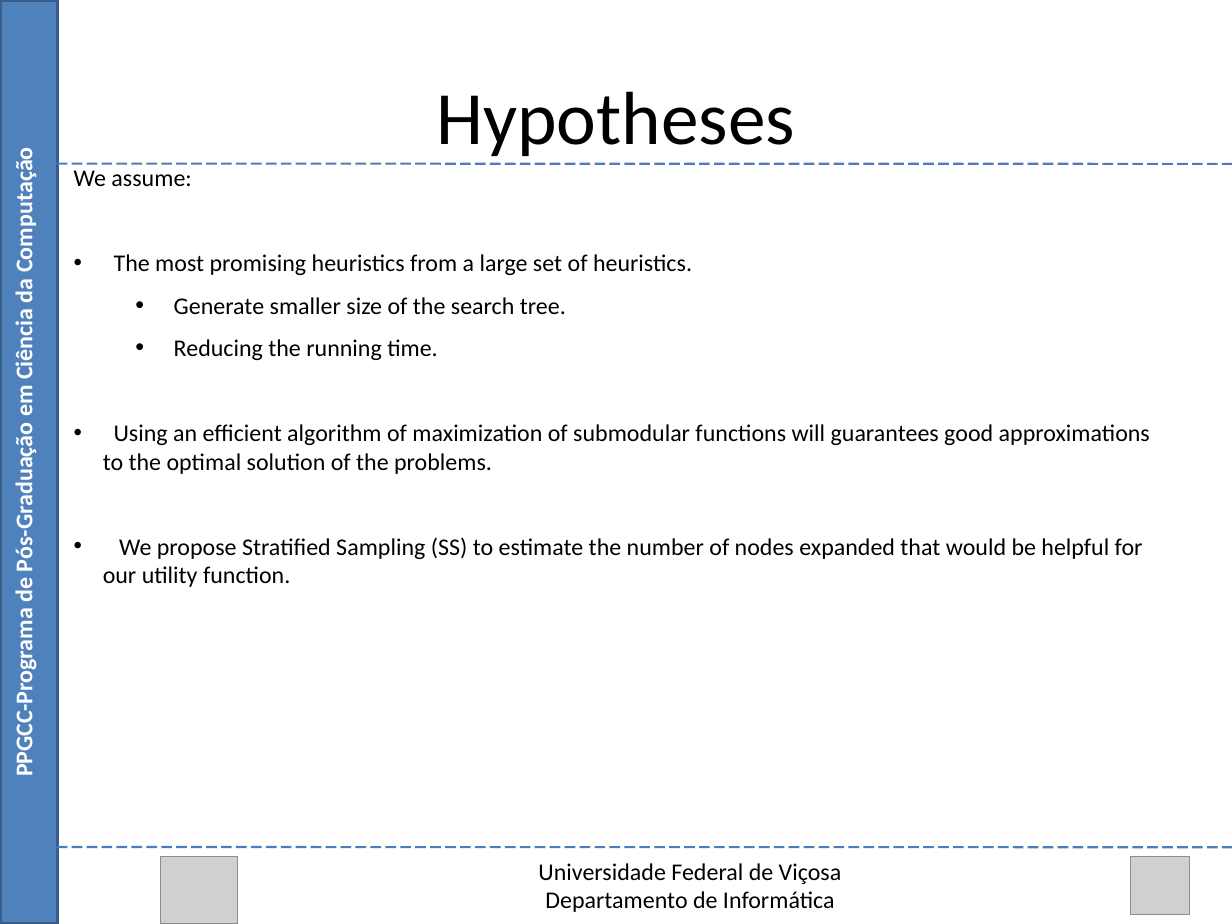
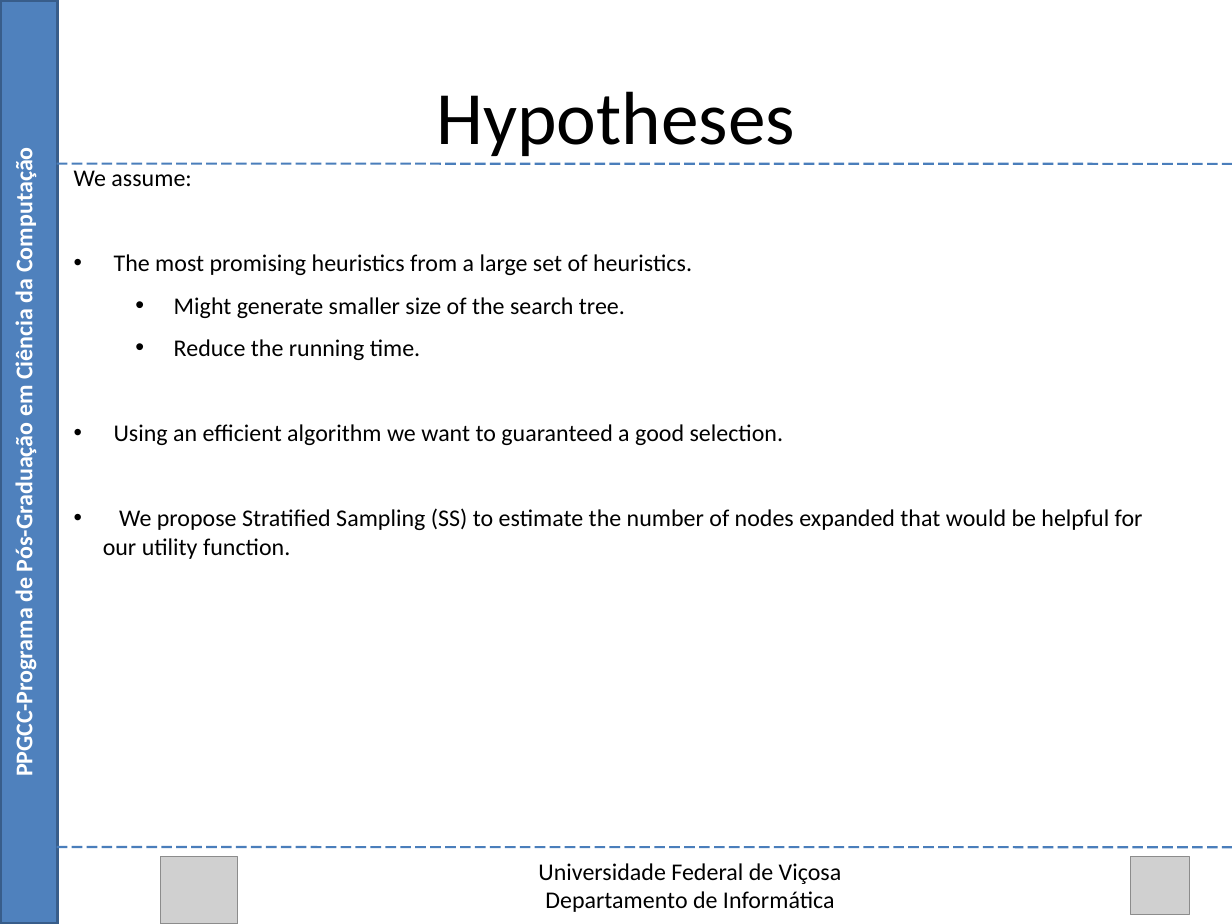
Before and after one commit to Marvinsky/research-marvin, a slide deck: slide 12 of latex/odp/selection heuristics.odp (slide 7 before the commit). Drawn at 1232x924 pixels with LibreOffice and Linux fonts; fonts in the diff are those of the drawing; grey boxes stand for pictures. Boxes give left, top, right and bottom in pixels: in the first picture for what was removed or moved away, otherwise in the second. Text is boxed around its words. In the diff, an @@ line names an element or a change of style, - is before the commit and + after.

Commit message:
10/08/15 selection heuristics opd

```diff
--- a/latex/odp/selection heuristics.odp
+++ b/latex/odp/selection heuristics.odp
@@ text at [114,297,784,445]: text changed @@
-  • Generate smaller size of the search tree.
-  • Reducing the running time.
-• Using an efficient algorithm of maximization of submodular functions will guarantees good approximations to the optimal solution of the problems.
+  • Might generate smaller size of the search tree.
+  • Reduce the running time.
+• Using an efficient algorithm we want to guaranteed a good selection.
```
Also in this commit, not shown: 6 other slides changed, 6 slides added, 1 other file.
